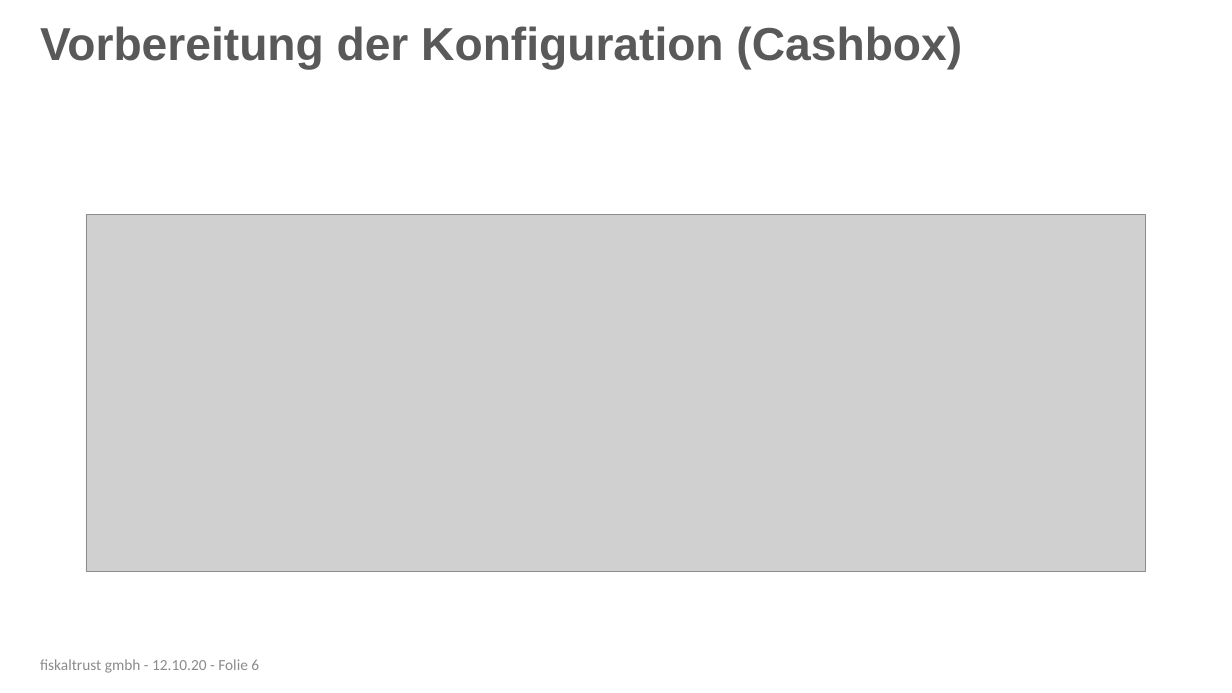
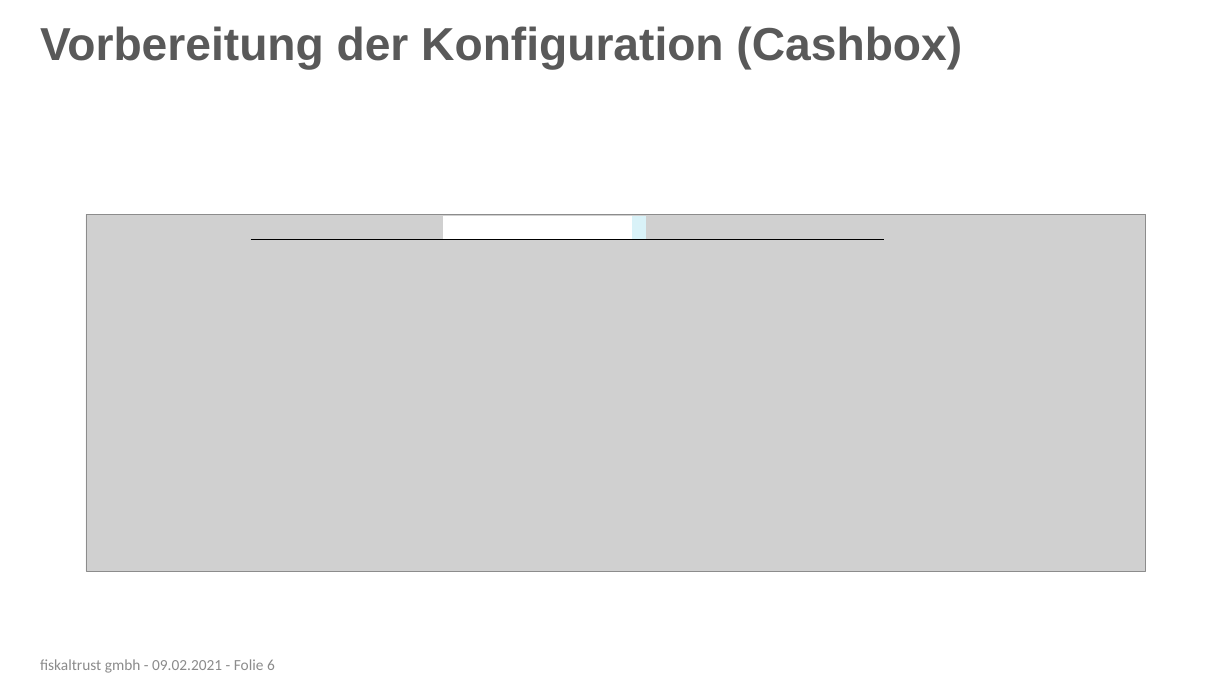
Before and after one commit to fiskaltrust/getting-started, a slide deck: slide 6 of posdealers/presentations/tech/media/posdealer-tech-rollout.pptx. Drawn at 1232x693 pixels with LibreOffice and Linux fonts; fonts in the diff are those of the drawing; grey boxes stand for pictures; background and template pictures are left out. Boxes give left, top, right and bottom in pixels: in the first picture for what was removed or moved away, otherwise in the second. Text is boxed around its words. In the diff, an @@ line names an element or a change of style, - is before the commit and + after.

```diff
--- a/posdealers/presentations/tech/media/posdealer-tech-rollout.pptx
+++ b/posdealers/presentations/tech/media/posdealer-tech-rollout.pptx
@@ line added from (250, 239) to (884, 239), #000000 1.5 pt @@
@@ rectangle added at (444, 217, 633, 239), fill #FFFFFF, outline #FFFFFF 1 pt @@
@@ rectangle added at (632, 217, 646, 239), fill #D9F2F8, outline #D9F2F8 1 pt @@
@@ text at (40, 659, 275, 673): text changed @@
-fiskaltrust gmbh - 12.10.20 - Folie 6
+fiskaltrust gmbh - 09.02.2021 - Folie 6
```
Also in this commit, not shown: 9 other files.
